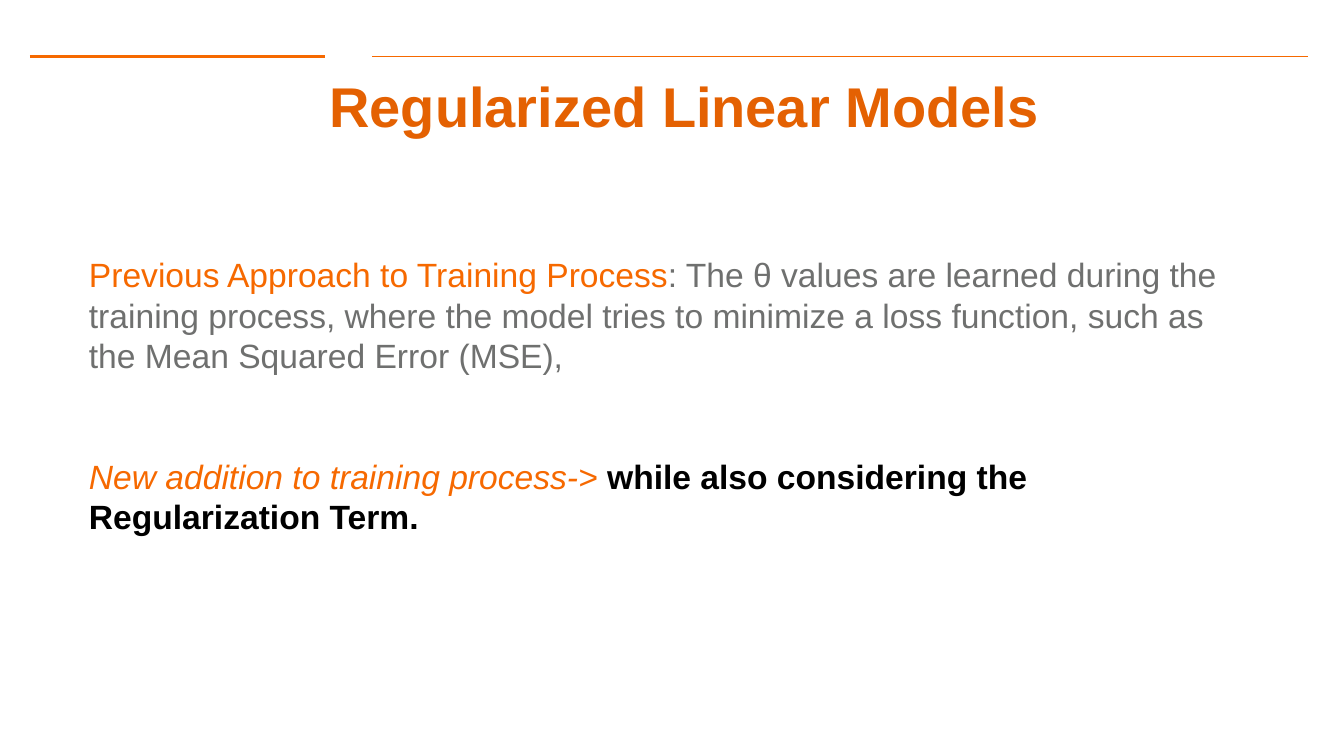
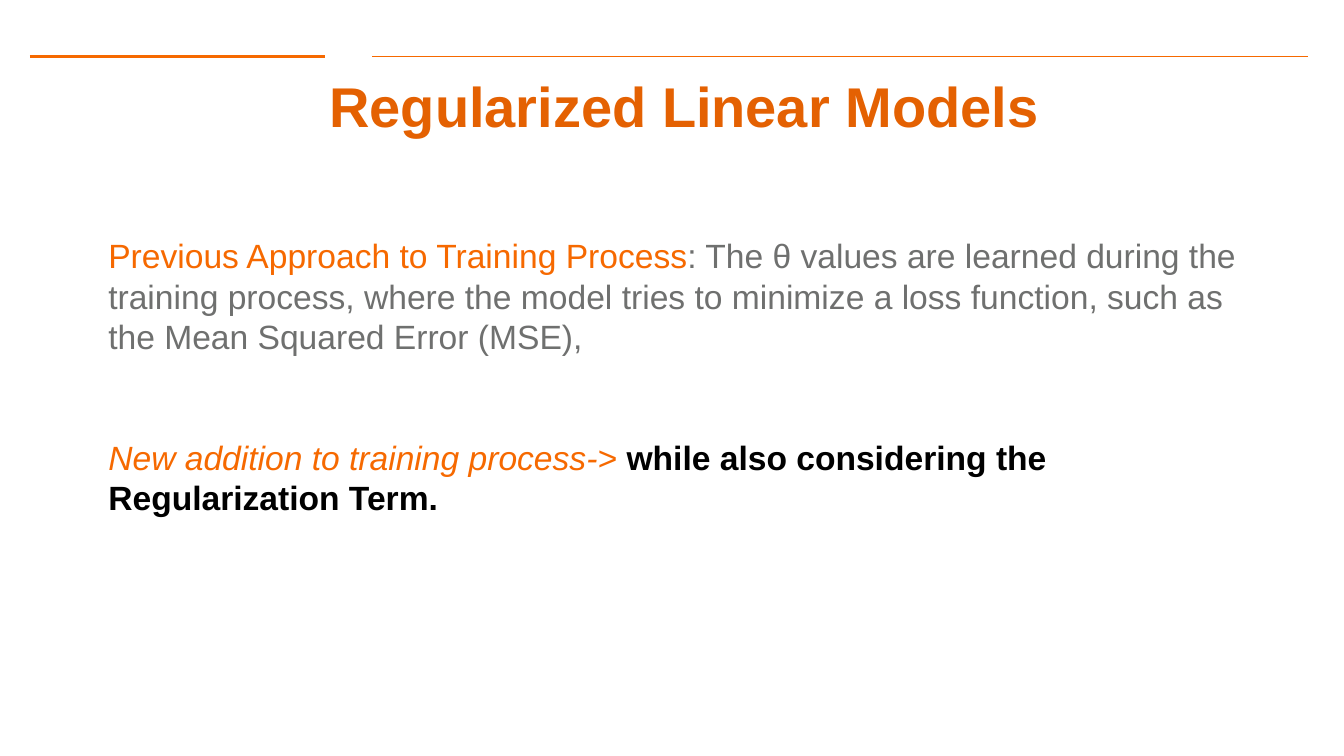
Before and after one commit to aiforsec/RIT-DSCI-633-FDS, a slide deck: slide 8 of Syllabus/Lecture05/Lec05.pptx. Drawn at 1344x756 pixels with LibreOffice and Linux fonts; fonts in the diff are those of the drawing; background and template pictures are left out. Boxes give left, top, right and bottom in pixels: in the first picture for what was removed or moved away, otherwise in the second. Text is boxed around its words. In the diff, an @@ line names an element or a change of style, - is before the commit and + after.

```diff
--- a/Syllabus/Lecture05/Lec05.pptx
+++ b/Syllabus/Lecture05/Lec05.pptx
@@ text "Previous Approach to Training Process: ...": place and size @@
-text "Previous Approach to Training Process: ..." at (89, 262, 1217, 536)
+text "Previous Approach to Training Process: ..." at (108, 243, 1236, 517)
```
Also in this commit, not shown: 2 other slides changed, 4 slides added.
